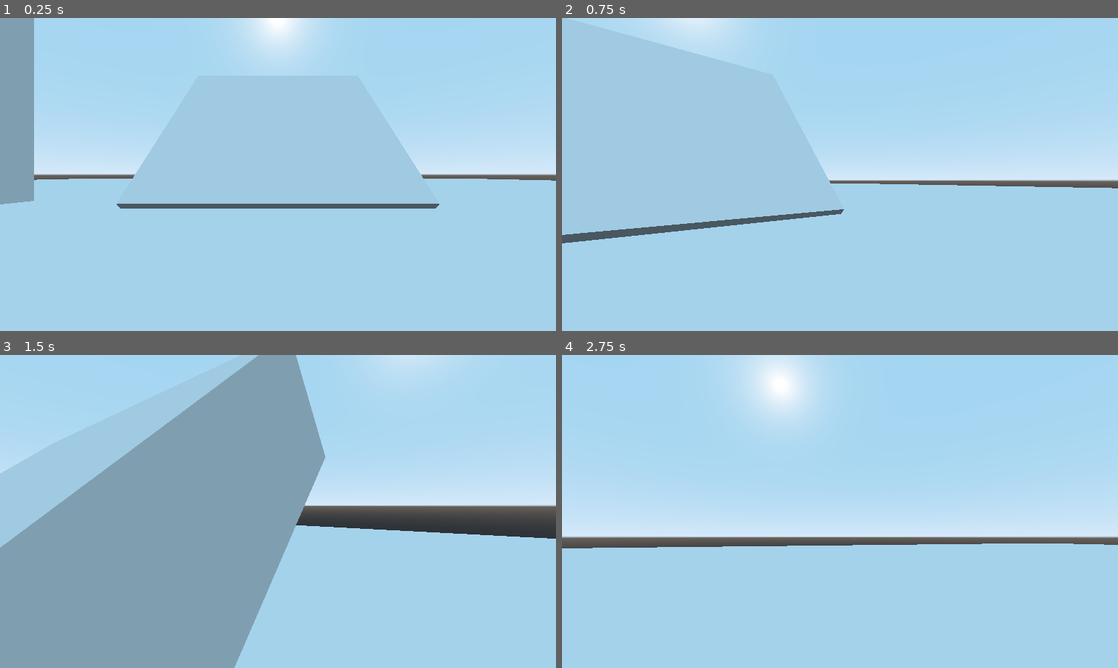
Above: before the commit, frames 1-4 (two rows, left to right).
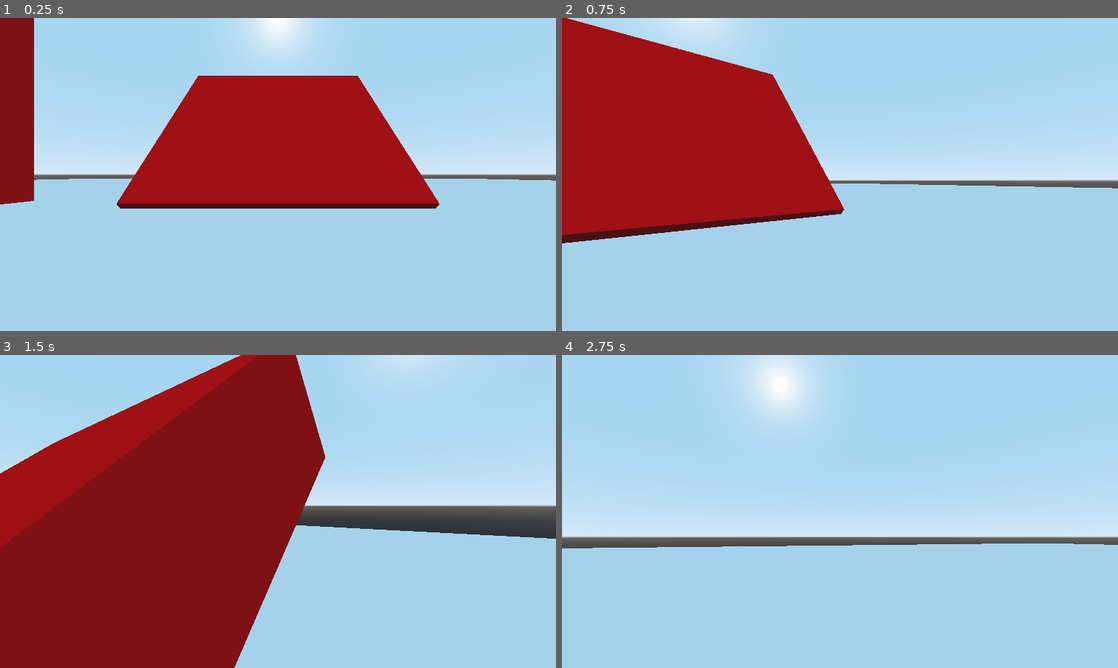
Above: after the commit, the same moments.

Repository: duckinator/nyoom
Game: Godot game, scene res://Main.tscn
The game is run twice, just before and just after one commit, with the same random seed, the same clock (stepped at 60 frames per second) and the same inputs.
Inputs (mouse positions are in pixels of both pictures, inside the frame that each line leads up to):
- Up to frame 1 (0.25 s): no input
- Up to frame 2 (0.75 s): tap Enter at 0.5 s; move the mouse to (867, 174) at 0.52 s; hold W (movement_forward) from 0.53 s (still down); click (867, 174) at 0.6 s
- Up to frame 3 (1.5 s): keep holding W (movement_forward); tap Space (movement_jump) at 0.77 s; move the mouse to (250, 511) at 1.27 s; right-click (250, 511) at 1.35 s
- Up to frame 4 (2.75 s): keep holding W (movement_forward); tap Space (movement_jump) at 1.52 s; move the mouse to (851, 505) at 2.02 s; click (851, 505) at 2.1 s

The runs differ from the first frame. In frame 1, 22% of the frame differs, in the area x 0-79%, y 0-61%; in frame 2, 26%; in frame 3, 44%, in the area x 0-59%, y 0-100%; in frame 4, nothing differs.

Commit message:
change color of platform-ish-things.

Diff:
--- a/src/Level1.tscn
+++ b/src/Level1.tscn
@@ -8,7 +8,11 @@
 [sub_resource type="ConvexPolygonShape" id=2]
 points = PoolVector3Array( 50, 0, 50, -50, 0, 50, 50, 0, -50, -50, 0, -50 )
 
+[sub_resource type="SpatialMaterial" id=6]
+albedo_color = Color( 1, 0, 0, 1 )
+
 [sub_resource type="CubeMesh" id=3]
+material = SubResource( 6 )
 size = Vector3( 10, 10, 2 )
 
 [sub_resource type="ConvexPolygonShape" id=4]
Not shown: 1 places in src/Level1.tscn that only renumber resources
